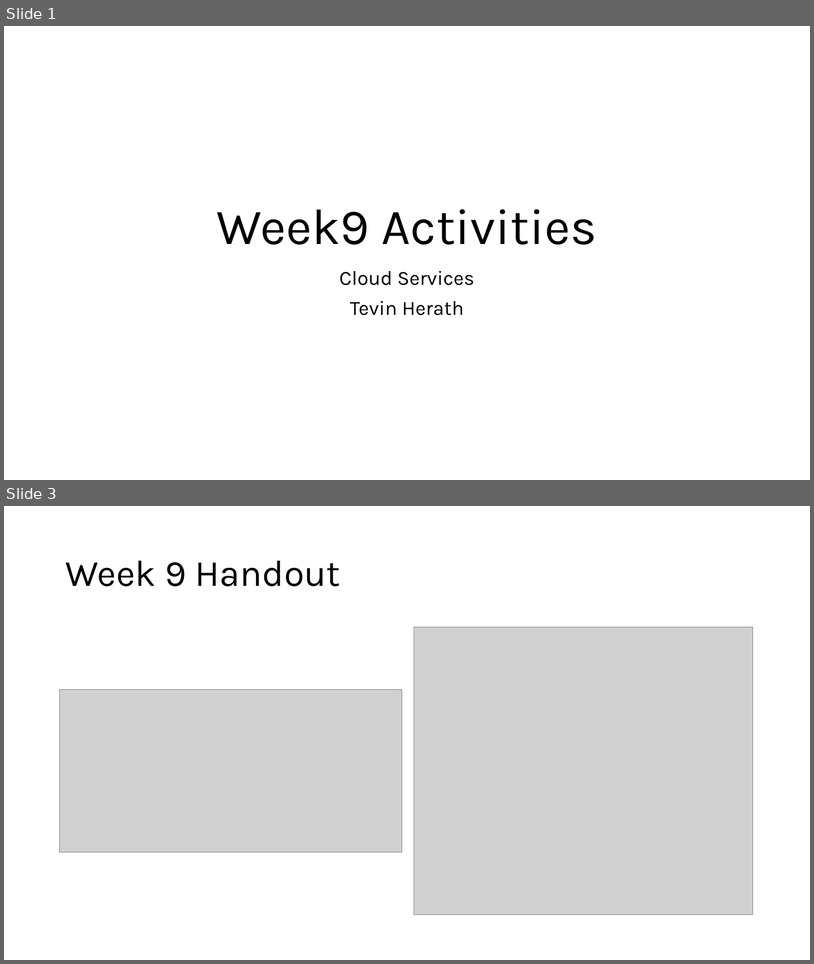
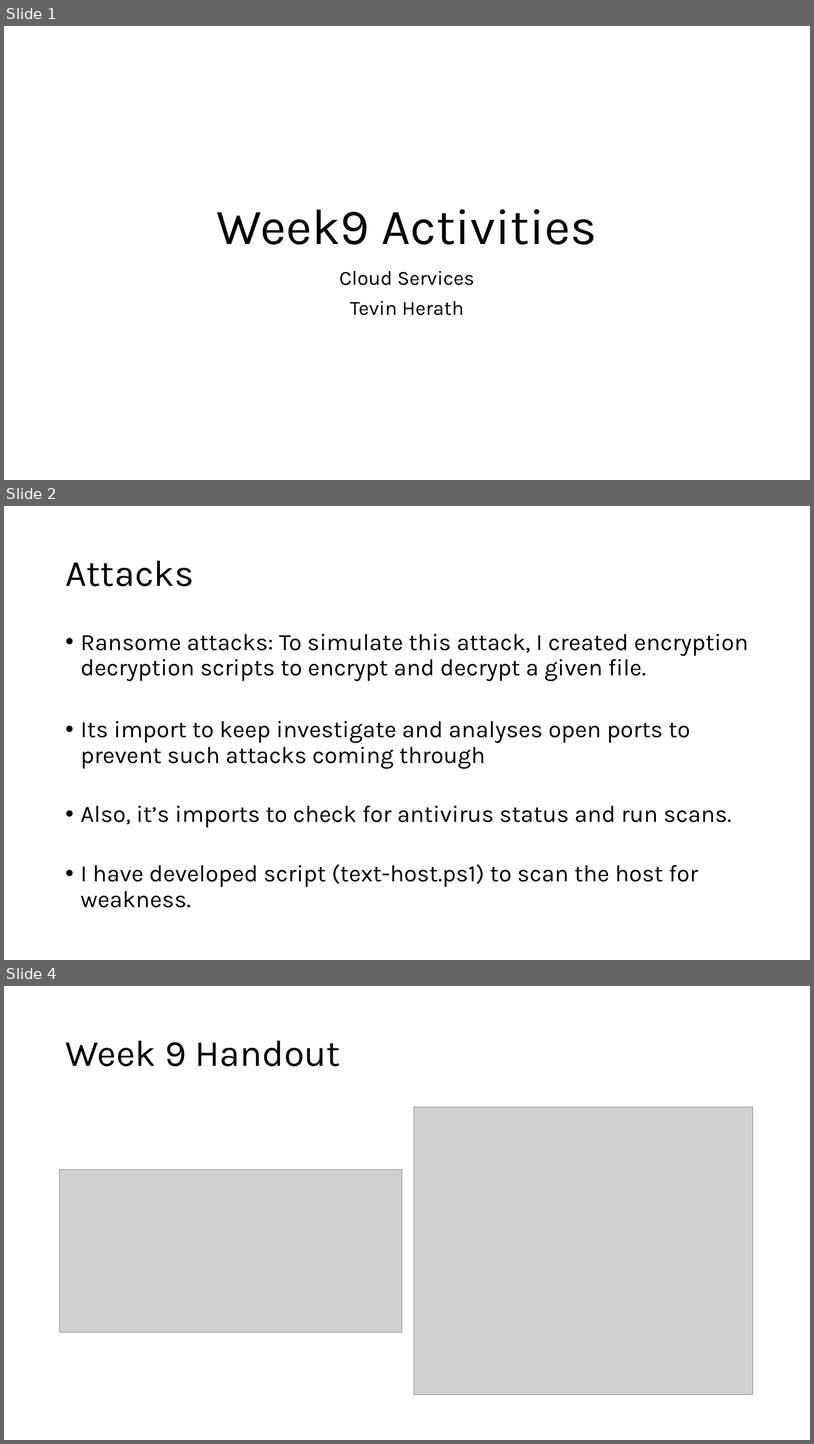
Before and after one commit to crimescene123/cyber, a slide deck: Week9 Activities.pptx. Shown one above the other, each under a label of ours: slides 1 and 3 before the commit, slides 1, 2 and 4 after it; the slides between them are not shown. The pictures are 814x964 and 814x1444 pixels, drawn with LibreOffice and Linux fonts; fonts in the diff are those of the drawing; grey boxes stand for pictures. Boxes give left, top, right and bottom in pixels: in the first picture for what was removed or moved away, otherwise in the second. Text is boxed around its words. In the diff, an @@ line names an element or a change of style, - is before the commit and + after.

```diff
--- a/Week9 Activities.pptx
+++ b/Week9 Activities.pptx
@@ slide 2 added at bbox=[4, 506, 810, 960], background #FFFFFF @@
@@ title added at bbox=[65, 561, 194, 586], 44 pt, text #000000 @@
+Attacks
@@ text added at bbox=[81, 634, 749, 907], 28 pt, text #000000 @@
+• Ransome attacks: To simulate this attack, I created encryption decryption scripts to encrypt and decrypt a given file.
+• Its import to keep investigate and analyses open ports to prevent such attacks coming through
+• Also, it’s imports to check for antivirus status and run scans.
+• I have developed script (text-host.ps1) to scan the host for weakness.
@@ what was slide 3 is now slide 4 @@
```
Also in this commit, not shown: 1 other slide added, 2 slides removed, 1 other file.
